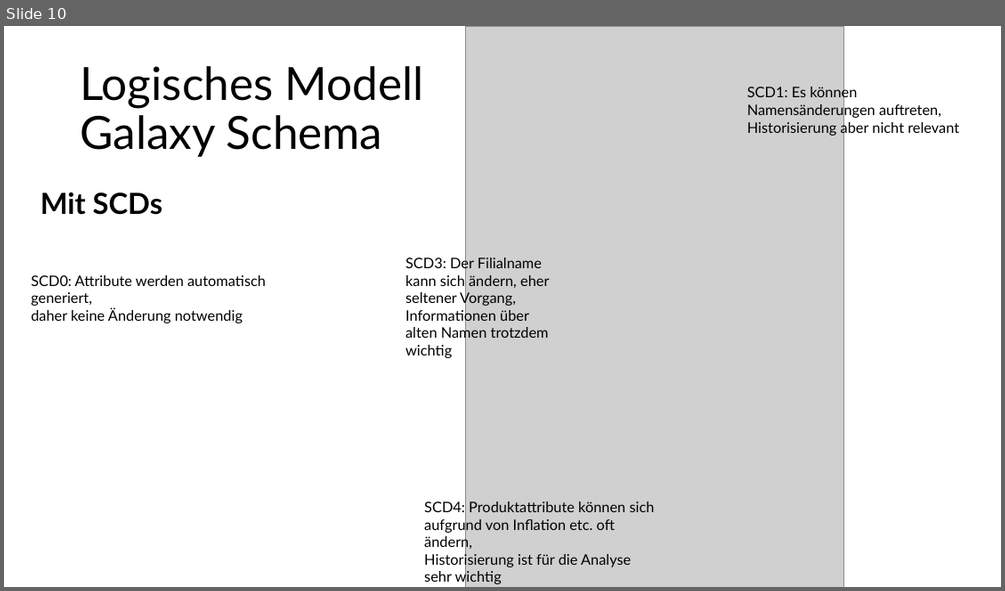
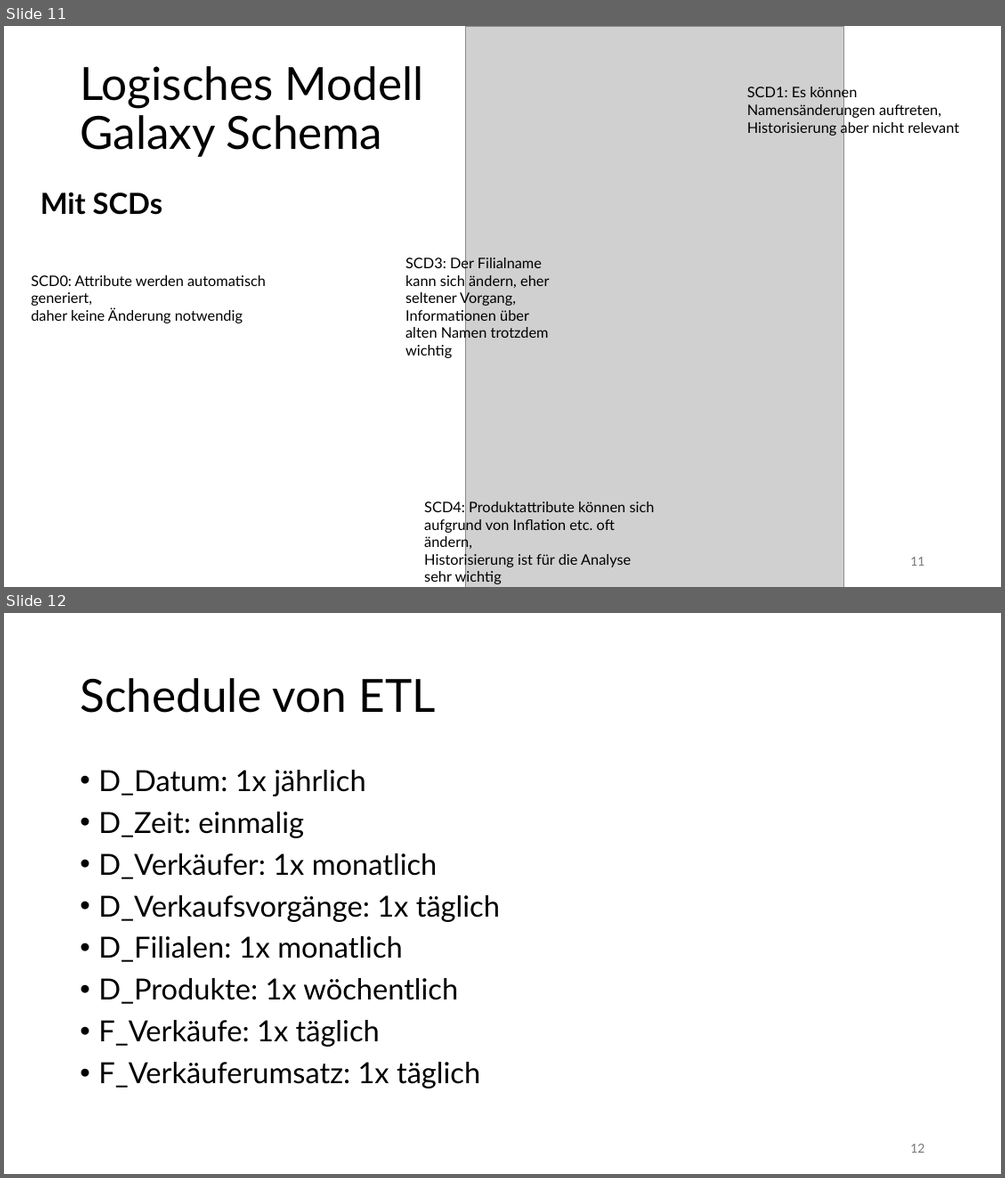
Before and after one commit to Thoerchen/BackZeit, a slide deck: Präsentation/Präsentation.pptx. Shown one above the other, each under a label of ours: slide 10 before the commit, slides 11 and 12 after it. The pictures are 1005x591 and 1005x1178 pixels, drawn with LibreOffice and Linux fonts; fonts in the diff are those of the drawing; grey boxes stand for pictures. Boxes give left, top, right and bottom in pixels: in the first picture for what was removed or moved away, otherwise in the second. Text is boxed around its words. In the diff, an @@ line names an element or a change of style, - is before the commit and + after.

```diff
--- a/Präsentation/Präsentation.pptx
+++ b/Präsentation/Präsentation.pptx
@@ slide 12 added at (4,613,1001,1174), background #FFFFFF @@
@@ title added at (80,678,435,713), 44 pt, text #000000 @@
+Schedule von ETL
@@ text added at (98,770,500,1088), 28 pt, text #000000 @@
+• D_Datum: 1x jährlich
+• D_Zeit: einmalig
+• D_Verkäufer: 1x monatlich
+• D_Verkaufsvorgänge: 1x täglich
+• D_Filialen: 1x monatlich
+• D_Produkte: 1x wöchentlich
+• F_Verkäufe: 1x täglich
+• F_Verkäuferumsatz: 1x täglich
@@ page number added at (910,1143,924,1152), 12 pt, text #797979 @@
+12
@@ what was slide 10 is now slide 11 @@
@@ slide 11 changed as well @@
@@ page number added at (910,556,924,565), 12 pt, text #797979 @@
+11
```
Also in this commit, not shown: 9 other slides changed, 3 other slides added, 2 slides removed.
